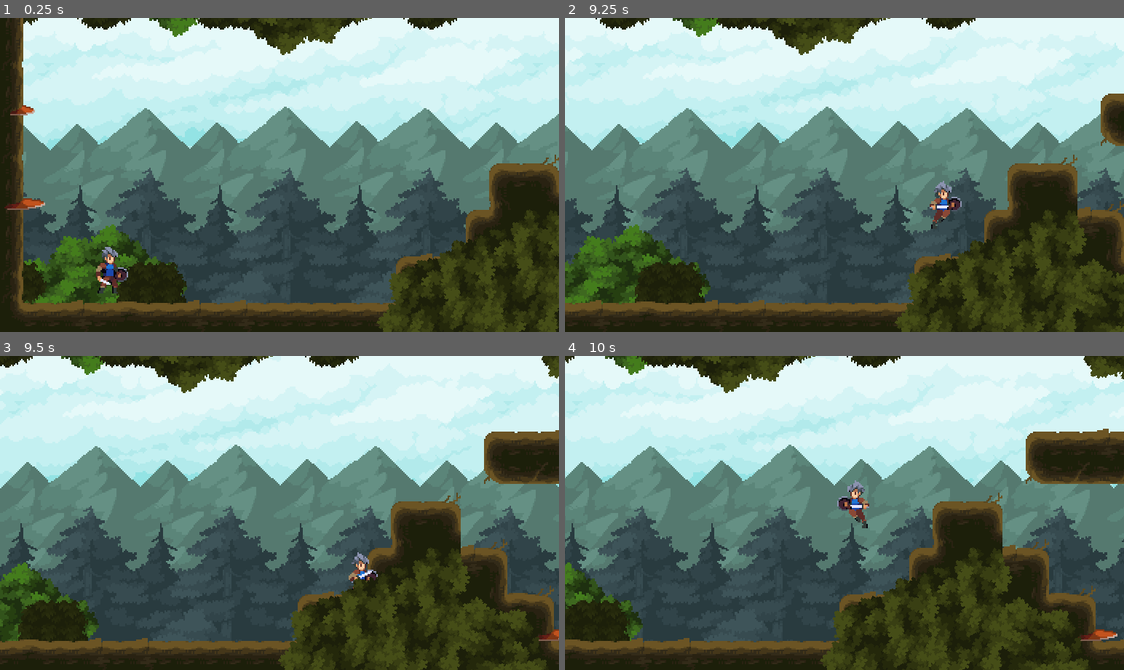
Above: before the commit, frames 1-4 (two rows, left to right).
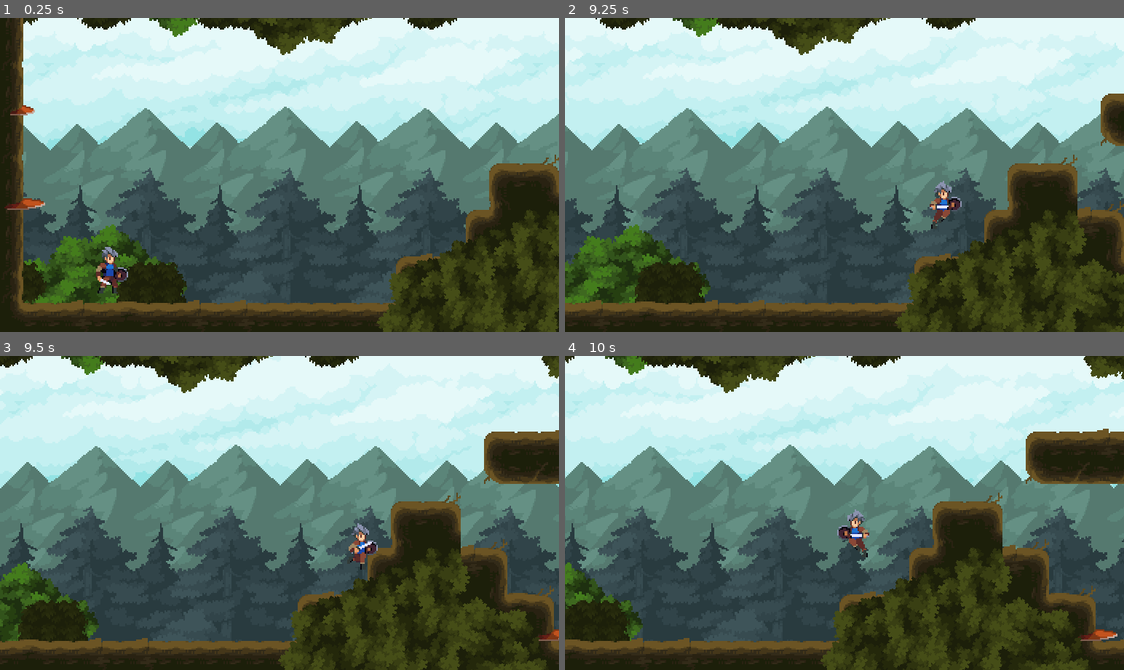
Above: after the commit, the same moments.

Repository: ukagaka/rpg-adventure
Game: Godot game, scene res://world.tscn
Same seed, same stepped clock (60 frames per second), same inputs: the game is played once before the commit and once after it.
Inputs:
- Up to frame 1 (0.25 s): no input
- Up to frame 2 (9.25 s): hold Space (jump) 0.53-1.28 s; hold Right (move_right) 0.53-2.03 s; tap Space (jump) at 1.35, 1.52, 1.82, 2.85, 3.02, 3.32, 4.35, 4.52, 4.82, 5.85, 6.02, 6.32, 7.35, 7.52, 7.82, 8.85, 9.02 s; hold Left (move_left) 2.03-2.78 s; hold Space (jump) 2.03-2.78 s; hold Right (move_right) 2.78-4.28 s; hold Space (jump) 3.53-4.28 s; hold Left (move_left) 4.28-5.03 s; hold Right (move_right) 5.03-5.78 s; hold Space (jump) 5.03-5.78 s; hold Left (move_left) 5.78-7.28 s; hold Space (jump) 6.53-7.28 s; hold Right (move_right) from 7.28 s (still down); hold Space (jump) 8.03-8.78 s
- Up to frame 3 (9.5 s): keep holding Right (move_right); tap Space (jump) at 9.32 s
- Up to frame 4 (10 s): release Right (move_right) at 9.53 s; hold Left (move_left) from 9.53 s (still down); hold Space (jump) from 9.53 s (still down)

Frames 1-2 are identical in both runs. In frame 3, 0.5% of the frame differs, in the area x 56-98%, y 1-99%; in frame 4, 0.8%, in the area x 45-100%, y 0-100%.

Commit message:
04:运动控制-跳跃落地后能立刻起跳
继续使用 Timer 组件进行。提升玩家体验，在起跳落地后能够继续起跳

Diff:
--- a/player.gd
+++ b/player.gd
@@ -10,6 +10,11 @@
 @onready var sprite_2d: Sprite2D = $Sprite2D
 @onready var animation_player : AnimationPlayer = $AnimationPlayer
 @onready var coyote_timer: Timer = $CoyoteTimer
+@onready var jump_request_timer: Timer = $JumpRequestTimer
+
+func _unhandled_input(event: InputEvent) -> void:
+	if event.is_action_pressed("jump"):
+		jump_request_timer.start()
 
 
 func _physics_process(delta:float) -> void:
@@ -21,18 +26,18 @@
 	var acceleration := FLOOR_ACCELERATION if is_on_floor() else AIR_ACCELERATION
 	velocity.x = move_toward(velocity.x, direction * RUN_SPEED, FLOOR_ACCELERATION * delta)
 
-	#设置重力，
+	#设置重力
 	velocity.y += gravity * delta
 
 	#如果离开了地面，并且定期器大于 0，说明是掉入悬崖掉下去了
 	var can_jum := is_on_floor() or coyote_timer.time_left > 0
-	var should_jump := can_jum and Input.is_action_just_pressed("jump")
-	#if should_jump:
-		#velocity.y = JUMP_VELOCITY
-		#coyote_timer.stop()
-
+	var should_jump := can_jum and jump_request_timer.time_left > 0
 	if should_jump:
+		#如果快掉下去的瞬间，按住跳跃键的话，不让角色掉下去，而是跳跃
 		velocity.y = JUMP_VELOCITY
+		#离开地面瞬间起跳后，需要停止动画播放
+		coyote_timer.stop()
+		jump_request_timer.stop()
 
 	if is_on_floor():
 		if is_zero_approx(direction) and is_zero_approx(velocity.x):
--- a/player.tscn
+++ b/player.tscn
@@ -198,3 +198,7 @@
 [node name="CoyoteTimer" type="Timer" parent="."]
 wait_time = 0.1
 one_shot = true
+
+[node name="JumpRequestTimer" type="Timer" parent="."]
+wait_time = 0.1
+one_shot = true
